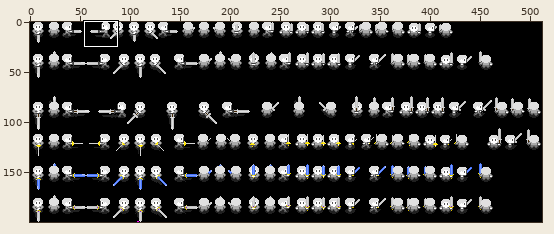
One commit to this sprite sheet: res/VISUAL_DATA/PLAYER/PLAYER_MALE/player_male_swordsheet_noarmor.png. Above, an overview of the earlier version with the close-up marked.
Close-up. Earlier state:
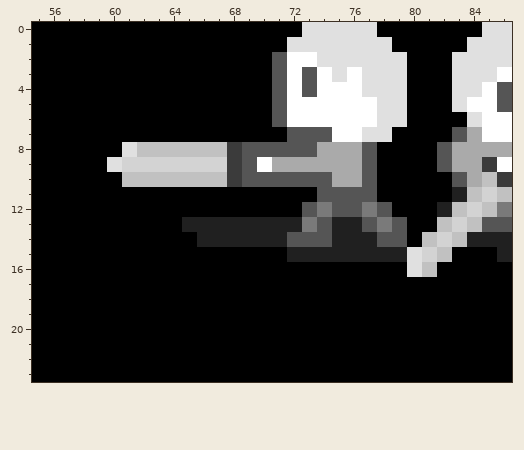
The file is 512x200 pixels. Colours within 5 levels of each other are drawn and written as one. Shown: x 55..86, y 0..23. The commit also changed other parts of the picture, which this record leaves out.
After the commit:
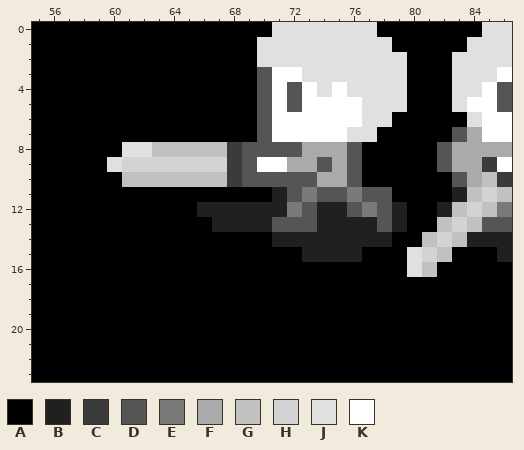
Palette (. is transparent): A #000000  B #202020  C #3b3b3b  D #555555  E #7a7a7a  F #aaaaaa  G #c1c1c1  H #d3d3d3  J #e0e0e0  K #ffffff
Change:
{"y":0,"x":71,"old":"AA","new":"JJ"}
{"y":1,"x":70,"old":"AA","new":"JJ"}
{"y":2,"x":70,"old":"ADKK","new":"JJJJ"}
{"y":3,"x":70,"old":"AD","new":"DK"}
{"y":3,"x":73,"old":"DK","new":"JJ"}
{"y":3,"x":76,"old":"K","new":"J"}
{"y":4,"x":70,"old":"ADKDK","new":"DKDKJ"}
{"y":4,"x":76,"old":"K","new":"J"}
{"y":5,"x":70,"old":"ADK","new":"DKD"}
{"y":5,"x":77,"old":"K","new":"J"}
{"y":6,"x":70,"old":"AD","new":"DK"}
{"y":6,"x":77,"old":"K","new":"J"}
{"y":6,"x":79,"old":"J","new":"A"}
{"y":7,"x":70,"old":"AADDD","new":"DKKKK"}
{"y":7,"x":76,"old":"K","new":"J"}
{"y":7,"x":78,"old":"J","new":"A"}
{"y":8,"x":62,"old":"G","new":"J"}
{"y":8,"x":73,"old":"D","new":"F"}
{"y":8,"x":76,"old":"FD","new":"DA"}
{"y":9,"x":71,"old":"F","new":"K"}
{"y":9,"x":74,"old":"F","new":"D"}
{"y":9,"x":76,"old":"FD","new":"DA"}
{"y":10,"x":74,"old":"D","new":"F"}
{"y":10,"x":76,"old":"FD","new":"DA"}
{"y":11,"x":71,"old":"AAA","new":"BDE"}
{"y":11,"x":76,"old":"D","new":"E"}
{"y":11,"x":78,"old":"A","new":"D"}
{"y":12,"x":66,"old":"AAAAAAA","new":"BBBBBBE"}
{"y":12,"x":74,"old":"ED","new":"BB"}
{"y":12,"x":79,"old":"A","new":"B"}
{"y":13,"x":65,"old":"BB","new":"AA"}
{"y":13,"x":71,"old":"BBED","new":"DDDB"}
{"y":13,"x":77,"old":"DED","new":"BDB"}
{"y":14,"x":66,"old":"BBBBB","new":"AAAAA"}
{"y":14,"x":72,"old":"DDD","new":"BBB"}
{"y":14,"x":78,"old":"DD","new":"BA"}
{"y":15,"x":72,"old":"B","new":"A"}
{"y":15,"x":77,"old":"BBB","new":"AAA"}
